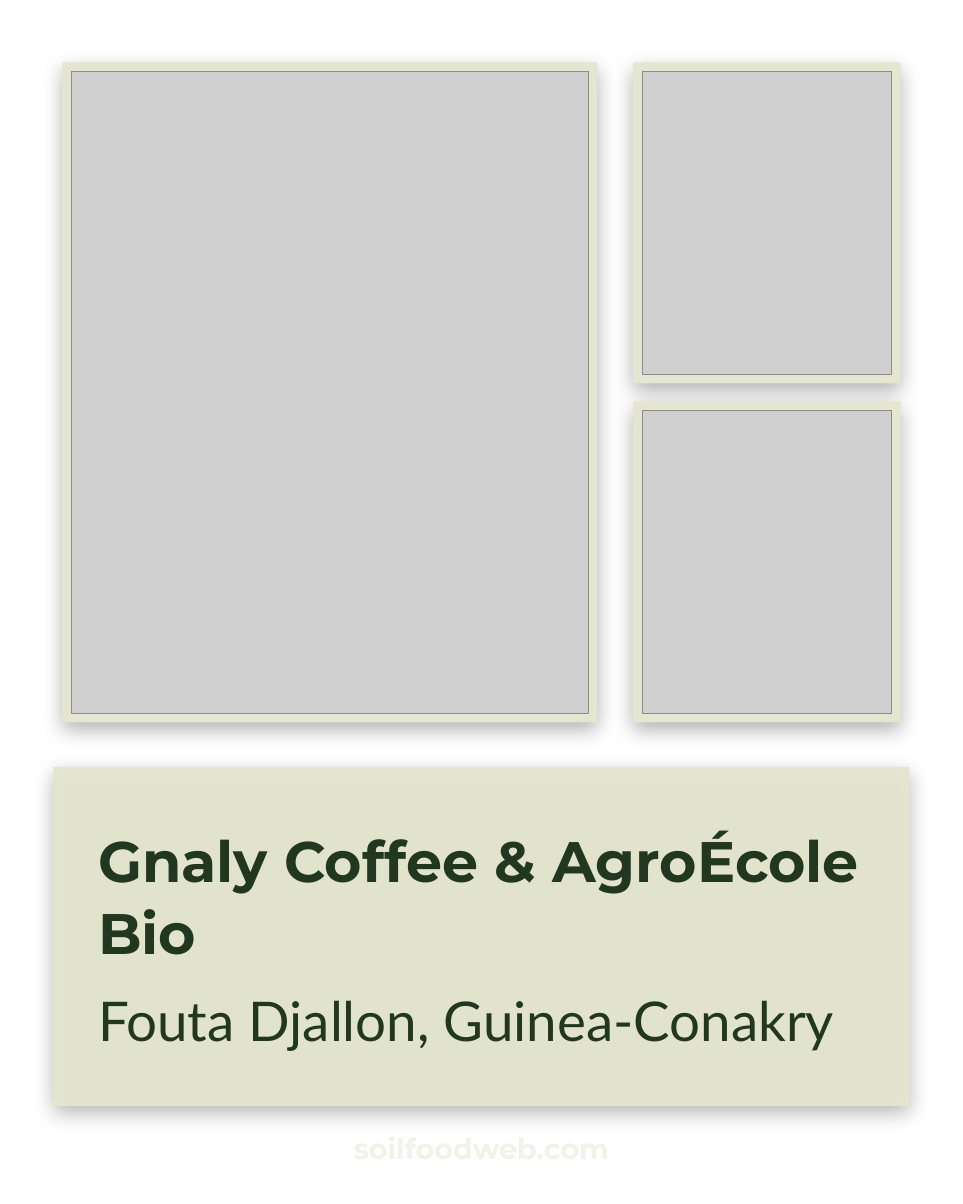
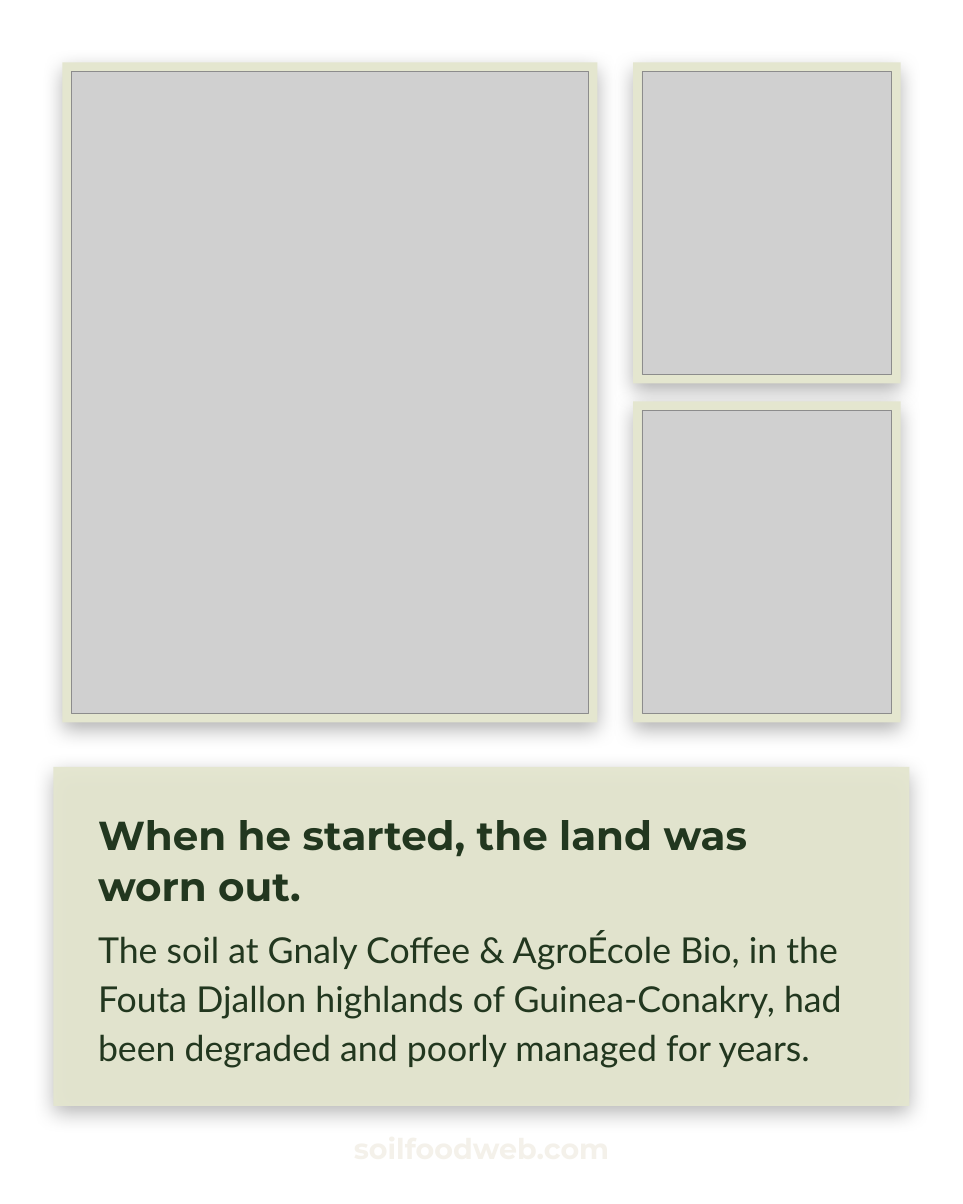
Before and after one commit to linneamoritznyc/SFW-SocialMedia, a slide deck: slide 2 of templates/posts/october/01-10-2026-thu-ig-soil-regenerators-boubacar-panorama.pptx. Drawn at 963x1204 pixels with LibreOffice and Linux fonts; fonts in the diff are those of the drawing; grey boxes stand for pictures; background and template pictures are left out. Boxes give left, top, right and bottom in pixels: in the first picture for what was removed or moved away, otherwise in the second. Text is boxed around its words. In the diff, an @@ line names an element or a change of style, - is before the commit and + after.

```diff
--- a/templates/posts/october/01-10-2026-thu-ig-soil-regenerators-boubacar-panorama.pptx
+++ b/templates/posts/october/01-10-2026-thu-ig-soil-regenerators-boubacar-panorama.pptx
@@ text at box(98, 820, 747, 902): text changed; size 48 to 34 pt @@
-Gnaly Coffee & AgroÉcole Bio
+When he started, the land was worn out.
@@ text at box(98, 932, 842, 1068): text changed; size 46 to 30 pt @@
-Fouta Djallon, Guinea-Conakry
+The soil at Gnaly Coffee & AgroÉcole Bio, in the Fouta Djallon highlands of Guinea-Conakry, had been degraded and poorly managed for years.
```
Also in this commit, not shown: 2 other slides changed, 6 other files.
